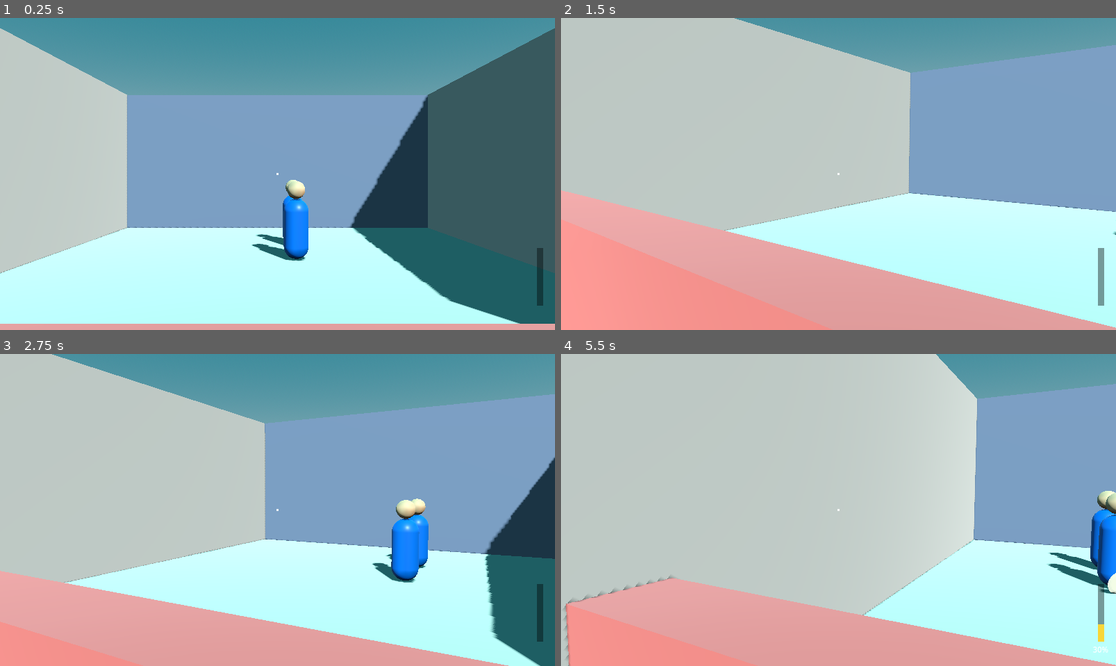
Above: before the commit, frames 1-4 (two rows, left to right).
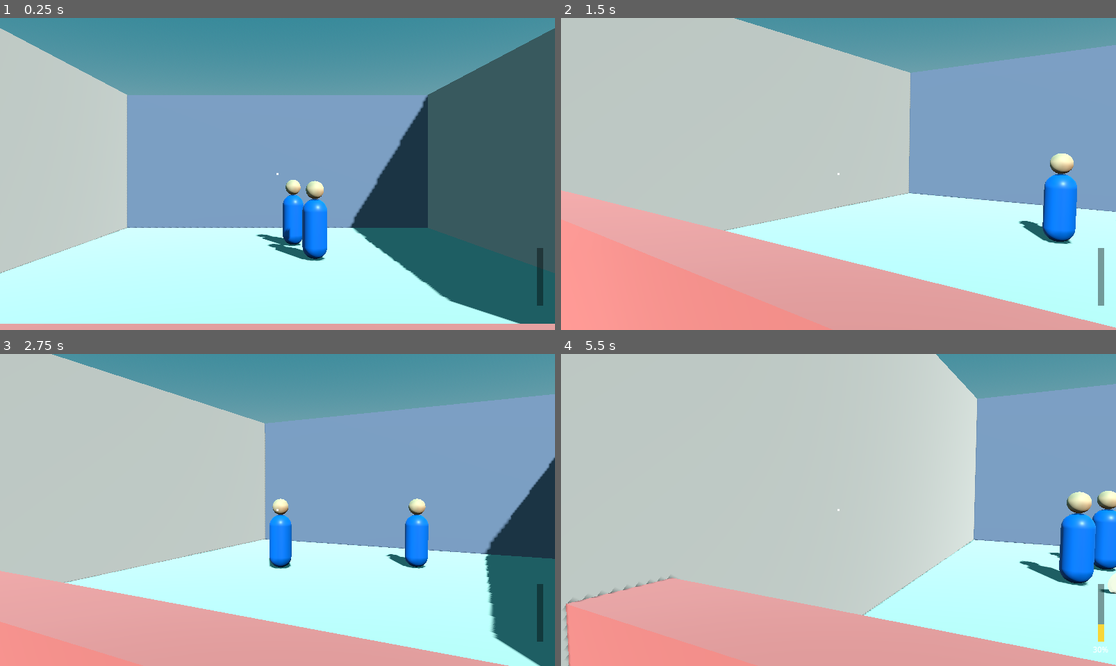
Above: after the commit, the same moments.

Repository: ADB4/CF37
Game: Godot game, scene res://scenes/main.tscn
Same seed, same stepped clock (60 frames per second), same inputs: the game is played once before the commit and once after it.
Inputs (mouse positions are in pixels of both pictures, inside the frame that each line leads up to):
- Up to frame 1 (0.25 s): no input
- Up to frame 2 (1.5 s): tap Enter at 0.5 s; move the mouse to (960, 158) at 0.52 s; press the mouse at (960, 158) at 0.53 s; hold D (move_right) 0.53-1.28 s; move the mouse to (810, 174) at 1.27 s; release the mouse at (810, 174) at 1.28 s; hold Left (move_left) from 1.28 s (still down); tap L at 1.35 s
- Up to frame 3 (2.75 s): move the mouse to (288, 503) at 2.02 s; release Left (move_left) at 2.03 s; hold D (move_right) from 2.03 s (still down); tap C at 2.1 s
- Up to frame 4 (5.5 s): move the mouse to (832, 516) at 2.77 s; click (832, 516) at 2.85 s; move the mouse to (877, 513) at 3.52 s; release D (move_right) at 3.53 s; hold Left (move_left) from 3.53 s (still down); tap L at 3.6 s; move the mouse to (794, 506) at 4.27 s; tap C at 4.35 s; move the mouse to (844, 510) at 5.02 s; press the mouse at (844, 510) at 5.03 s

The runs differ from the first frame. In frame 1, 1.6% of the frame differs, in the area x 45-59%, y 52-78%; in frame 2, 1.6%; in frame 3, 1.8%; in frame 4, 2.4%, in the area x 82-100%, y 44-76%.

Commit message:
CF37-12: target pathing

Diff:
--- a/scenes/target_clown.tscn
+++ b/scenes/target_clown.tscn
@@ -11,3 +11,4 @@
 pause_max = 1.4
 archetype_id = &"clown"
 movement_mode = 1
+patrol_speed = 3.0
